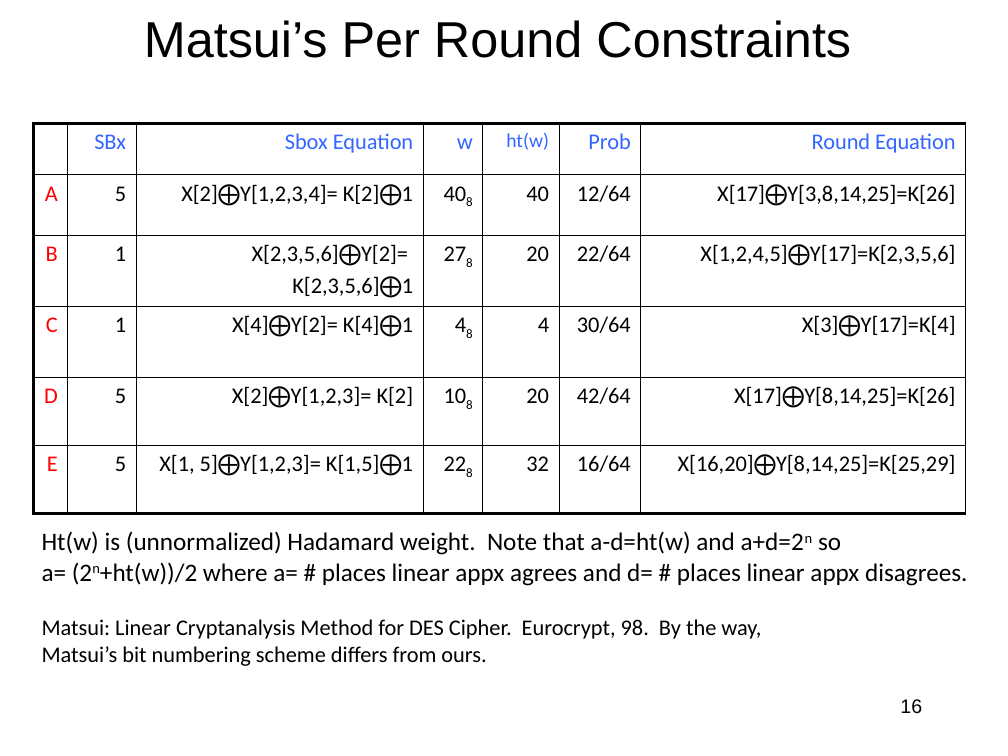
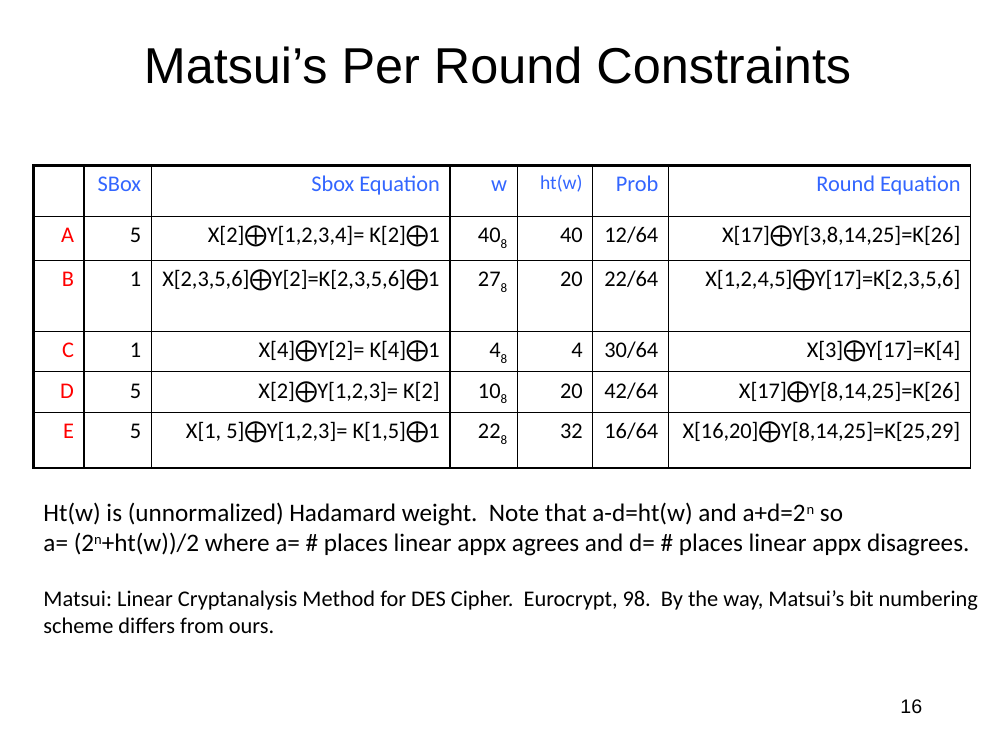
Before and after one commit to jlmucb/class_notes, a slide deck: slide 16 of BerkeleyClass/CS290Spring2013/Lectures/Cryptoclass4.pptx. Drawn at 1008x756 pixels with LibreOffice and Linux fonts; fonts in the diff are those of the drawing. Boxes give left, top, right and bottom in pixels: in the first picture for what was removed or moved away, otherwise in the second. Text is boxed around its words. In the diff, an @@ line names an element or a change of style, - is before the commit and + after.

```diff
--- a/BerkeleyClass/CS290Spring2013/Lectures/Cryptoclass4.pptx
+++ b/BerkeleyClass/CS290Spring2013/Lectures/Cryptoclass4.pptx
@@ title "Matsui’s Per Round Constraints": place and size @@
-title "Matsui’s Per Round Constraints" at [144,20,851,58]
+title "Matsui’s Per Round Constraints" at [144,46,851,84]
@@ table at [33,165,971,448] @@
-row 1, column 2: SBx
+row 1, column 2: SBox
-row 3, column 3: X[2,3,5,6]⨁Y[2]= / K[2,3,5,6]⨁1
+row 3, column 3: X[2,3,5,6]⨁Y[2]=K[2,3,5,6]⨁1
@@ less space between paragraphs @@
@@ table: place and size @@
-table at [33,124,966,513]
+table at [33,165,971,448]
@@ text "Ht(w) is (unnormalized) Hadamard weight. ...": place and size @@
-text "Ht(w) is (unnormalized) Hadamard weight. ..." at [42,531,967,666]
+text "Ht(w) is (unnormalized) Hadamard weight. ..." at [43,502,978,633]
@@ text at [43,590,978,633]: text changed @@
-Matsui: Linear Cryptanalysis Method for DES Cipher. Eurocrypt, 98. By the way,
-Matsui’s bit numbering scheme differs from ours.
+Matsui: Linear Cryptanalysis Method for DES Cipher. Eurocrypt, 98. By the way, Matsui’s bit numbering scheme differs from ours.
```
Also in this commit, not shown: 59 other slides changed, 2 other files.
